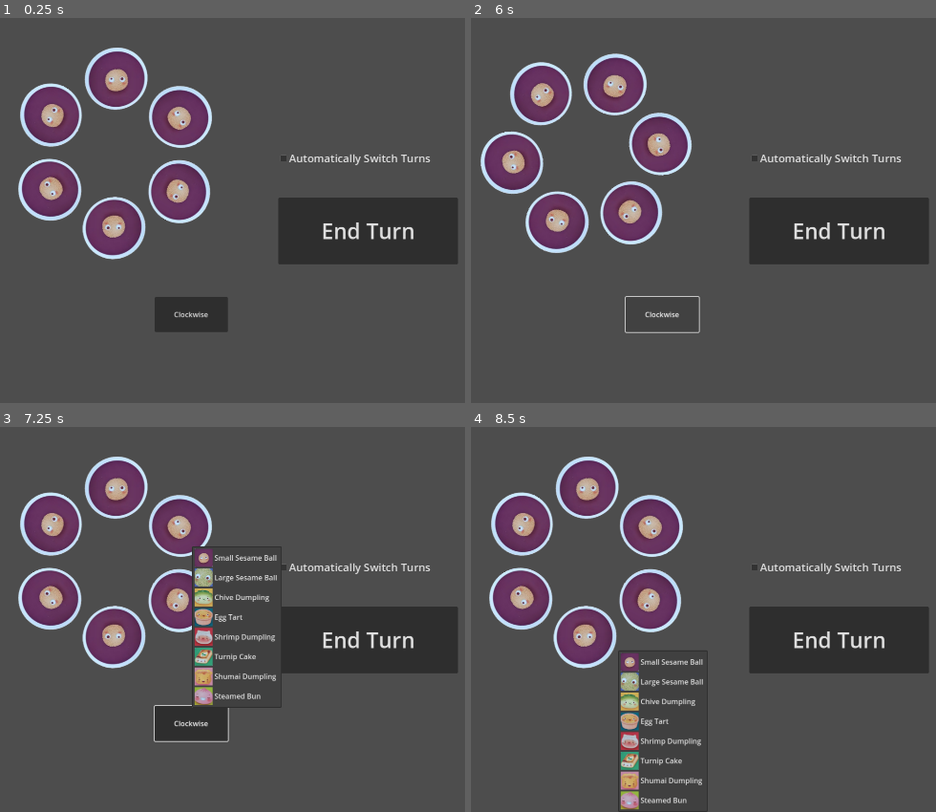
Above: before the commit, frames 1-4 (two rows, left to right).
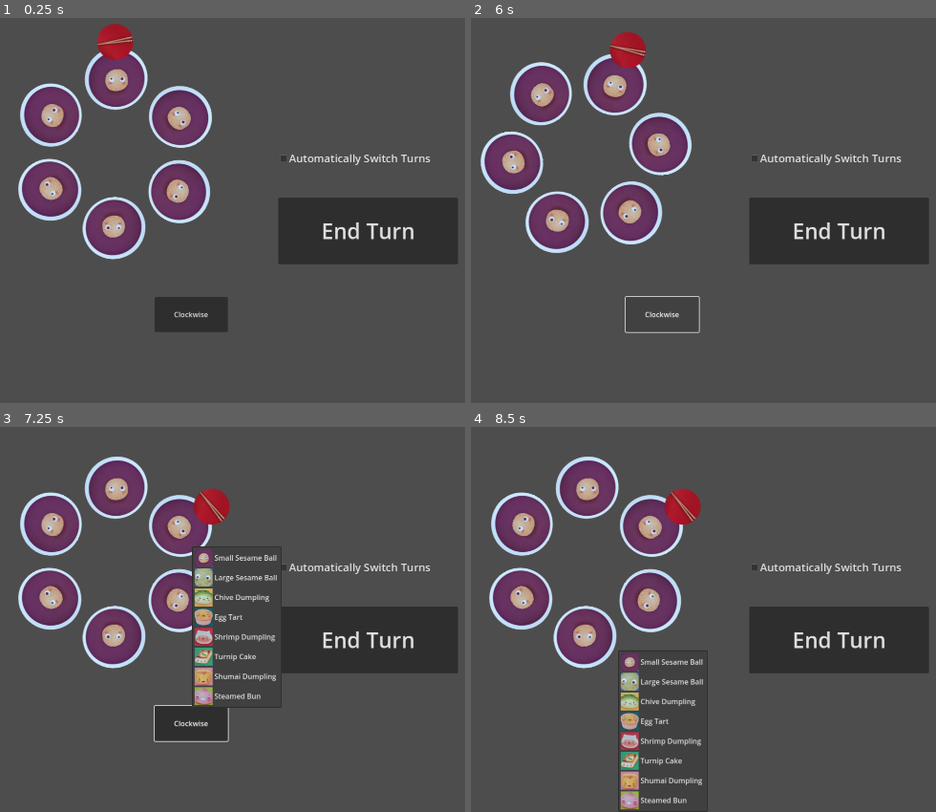
Above: after the commit, the same moments.

Repository: BrandonChang1/CPSC481AIsushidimsum
Game: Godot game, scene res://main.tscn
Two runs of this game, one before a commit and one after it. Both use one fixed random seed, a clock stepped at 60 frames per second and the inputs below.
Inputs (mouse positions are in pixels of both pictures, inside the frame that each line leads up to):
- Up to frame 1 (0.25 s): no input
- Up to frame 2 (6 s): click (587, 79) at 0.5 s; click (652, 118) at 1.25 s; click (652, 191) at 2 s; click (587, 229) at 2.75 s; click (522, 191) at 3.5 s; click (522, 114) at 4.25 s; click "End Turn" at 5 s; click "Clockwise" at 5.75 s
- Up to frame 3 (7.25 s): click (181, 527) at 6.5 s
- Up to frame 4 (8.5 s): click (652, 600) at 7.25 s; click (587, 638) at 8 s

The runs differ from the first frame. In frame 1, 0.6% of the frame differs, in the area x 20-29%, y 1-11%; in frame 2, 0.6%; in frame 3, 0.6%; in frame 4, 0.6%.

Commit message:
groups kinda work but extend scripting is wrong here

Diff:
--- a/main.tscn
+++ b/main.tscn
@@ -64,7 +64,7 @@
 	bowls = [bowl0, bowl1, bowl2, bowl3, bowl4, bowl5]
 	for n in 6:
 		bowls[n].set_rotation(rotations_start[n])
-
+	# print(get_tree().get_nodes_in_group(\"rotators\"))
 	all_ready = true	# not sure if this is even necessary
 
 
@@ -74,8 +74,9 @@
 func _process(delta: float) -> void:
 	if all_ready:
 		if rotation_degrees_remaining != 0:
-			for n in 6:
-				bowls[n].set_rotation_degrees(bowls[n].get_rotation_degrees() + 2)
+			get_tree().call_group(\"rotators\", \"rotate\", 2)
+			#for n in 6:
+				#bowls[n].set_rotation_degrees(bowls[n].get_rotation_degrees() + 2)
 			rotation_degrees_remaining -= 2
 
 func _on_menu_button_food_taken(bowl: int, taken: int, revealed: int) -> void:
@@ -163,6 +164,29 @@
 			set_button_icon(shumai_image)
 		7:
 			set_button_icon(steamed_image)
+
+func rotate(degrees: int) -> void:
+	self.set_rotation_degrees(self.get_rotation_degrees() + degrees)
+	print(self.name, \" rotated\")
+"
+
+[sub_resource type="GDScript" id="GDScript_cfk01"]
+resource_name = "chopstick"
+script/source = "extends TextureRect
+
+
+# Called when the node enters the scene tree for the first time.
+func _ready() -> void:
+	pass # Replace with function body.
+
+
+# Called every frame. 'delta' is the elapsed time since the previous frame.
+func _process(delta: float) -> void:
+	pass
+
+func rotate(degrees: int) -> void:
+	self.set_rotation_degrees(self.get_rotation_degrees() + degrees)
+	print(self.name, \" rotated\")
 "
 
 [node name="Control" type="Control"]
@@ -217,6 +241,7 @@
 metadata/current_item = 0
 
 [node name="Bowl1" type="MenuButton" parent="." groups=["bowls", "rotators"]]
+unique_name_in_owner = true
 layout_mode = 1
 anchors_preset = -1
 offset_left = 792.0
@@ -468,7 +493,6 @@
 text = "Clockwise"
 
 [node name="Chopstick0" type="TextureRect" parent="." groups=["chopsticks", "rotators"]]
-visible = false
 layout_mode = 0
 offset_left = 824.0
 offset_top = 256.0
@@ -476,51 +500,7 @@
 offset_bottom = 336.0
 pivot_offset = Vector2(40, 288)
 texture = ExtResource("10_3l2kh")
-
-[node name="Chopstick1" type="TextureRect" parent="." groups=["chopsticks", "rotators"]]
-visible = false
-offset_left = 824.0
-offset_top = 256.0
-offset_right = 904.0
-offset_bottom = 336.0
-pivot_offset = Vector2(40, 288)
-texture = ExtResource("10_3l2kh")
-
-[node name="Chopstick2" type="TextureRect" parent="." groups=["chopsticks", "rotators"]]
-visible = false
-offset_left = 824.0
-offset_top = 256.0
-offset_right = 904.0
-offset_bottom = 336.0
-pivot_offset = Vector2(40, 288)
-texture = ExtResource("10_3l2kh")
-
-[node name="Chopstick3" type="TextureRect" parent="." groups=["chopsticks", "rotators"]]
-visible = false
-offset_left = 824.0
-offset_top = 256.0
-offset_right = 904.0
-offset_bottom = 336.0
-pivot_offset = Vector2(40, 288)
-texture = ExtResource("10_3l2kh")
-
-[node name="Chopstick4" type="TextureRect" parent="." groups=["chopsticks", "rotators"]]
-visible = false
-offset_left = 824.0
-offset_top = 256.0
-offset_right = 904.0
-offset_bottom = 336.0
-pivot_offset = Vector2(40, 288)
-texture = ExtResource("10_3l2kh")
-
-[node name="Chopstick5" type="TextureRect" parent="." groups=["chopsticks", "rotators"]]
-visible = false
-offset_left = 824.0
-offset_top = 256.0
-offset_right = 904.0
-offset_bottom = 336.0
-pivot_offset = Vector2(40, 288)
-texture = ExtResource("10_3l2kh")
+script = SubResource("GDScript_cfk01")
 
 [connection signal="food_taken" from="Bowl0" to="." method="_on_menu_button_food_taken"]
 [connection signal="food_taken" from="Bowl1" to="." method="_on_menu_button_food_taken"]
--- a/project.godot
+++ b/project.godot
@@ -19,3 +19,8 @@
 
 window/size/viewport_width=1700
 window/size/viewport_height=1100
+
+[global_group]
+
+bowls=""
+rotators=""
Not shown: 1 places in main.tscn that only renumber resources
